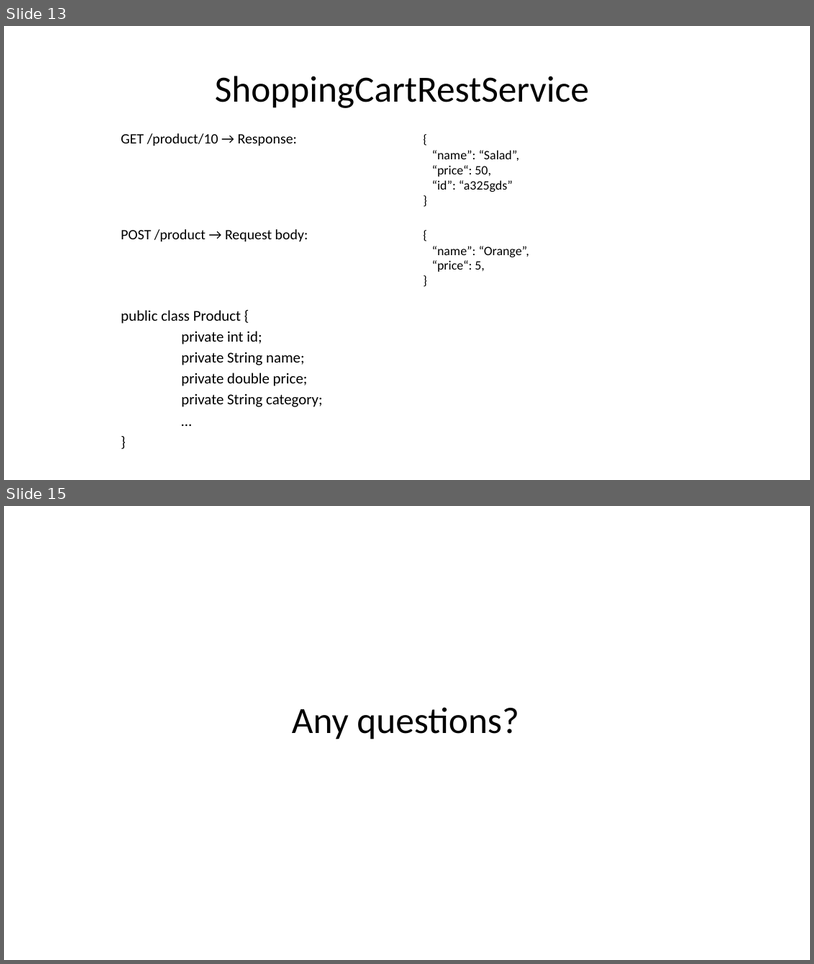
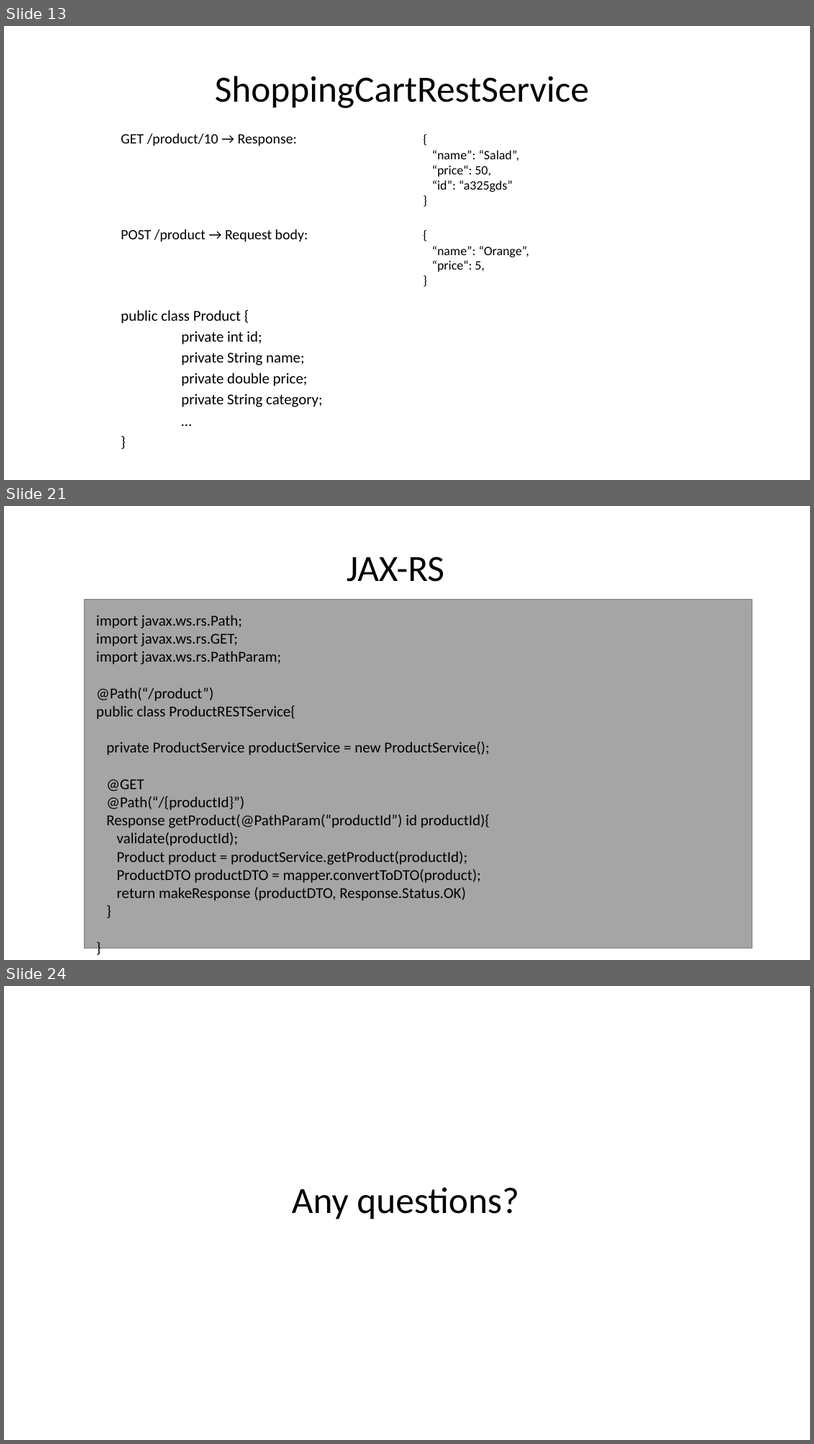
Before and after one commit to lauti910/java-bootcamp-2017, a slide deck: Extra Material/Topic 7) REST.pptx. Shown one above the other, each under a label of ours: slides 13 and 15 before the commit, slides 13, 21 and 24 after it; the slides between them are not shown. The pictures are 814x964 and 814x1444 pixels, drawn with LibreOffice and Linux fonts; fonts in the diff are those of the drawing. Boxes give left, top, right and bottom in pixels: in the first picture for what was removed or moved away, otherwise in the second. Text is boxed around its words. In the diff, an @@ line names an element or a change of style, - is before the commit and + after.

```diff
--- a/Extra Material/Topic 7) REST.pptx
+++ b/Extra Material/Topic 7) REST.pptx
@@ slide 21 added at (4,506,810,960), background #FFFFFF @@
@@ title added at (347,556,445,582), 44 pt, text #000000 @@
+JAX-RS
@@ rectangle added at (85,599,753,948), fill #A5A5A5, outline #7A7A7A 1 pt @@
@@ text added at (96,615,490,901), 18 pt, text #000000 @@
+import javax.ws.rs.Path;
+import javax.ws.rs.GET;
+import javax.ws.rs.PathParam;
+@Path(“/product”)
+public class ProductRESTService{
+private ProductService productService = new ProductService();
+@GET
+@Path(“/{productId}”)
+Response getProduct(@PathParam(“productId”) id productId){
+validate(productId);
+Product product = productService.getProduct(productId);
+ProductDTO productDTO = mapper.convertToDTO(product);
+return makeResponse (productDTO, Response.Status.OK)
+}
+}
@@ what was slide 15 is now slide 24 @@
```
Also in this commit, not shown: 3 slides changed, 8 other slides added, 1 other file.
